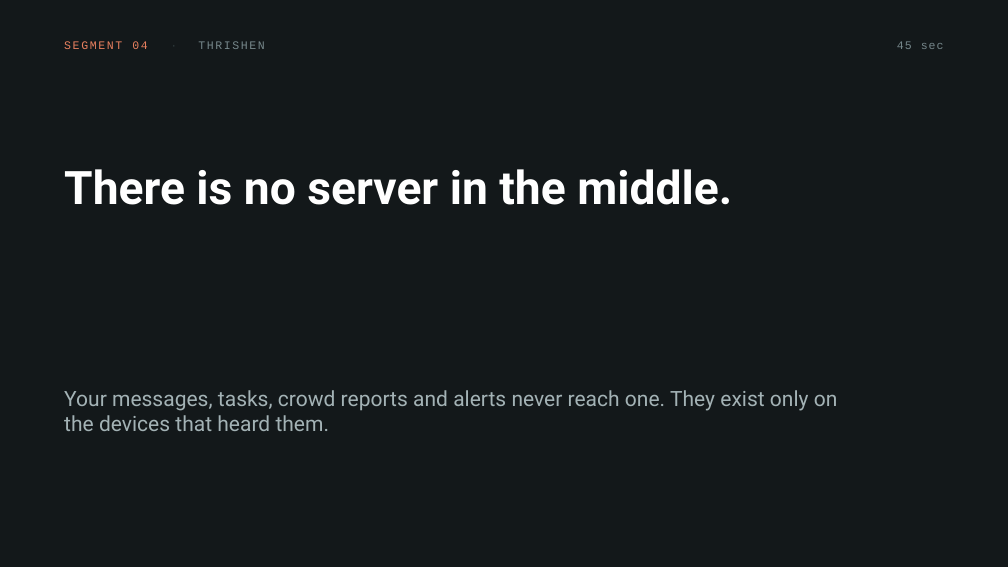
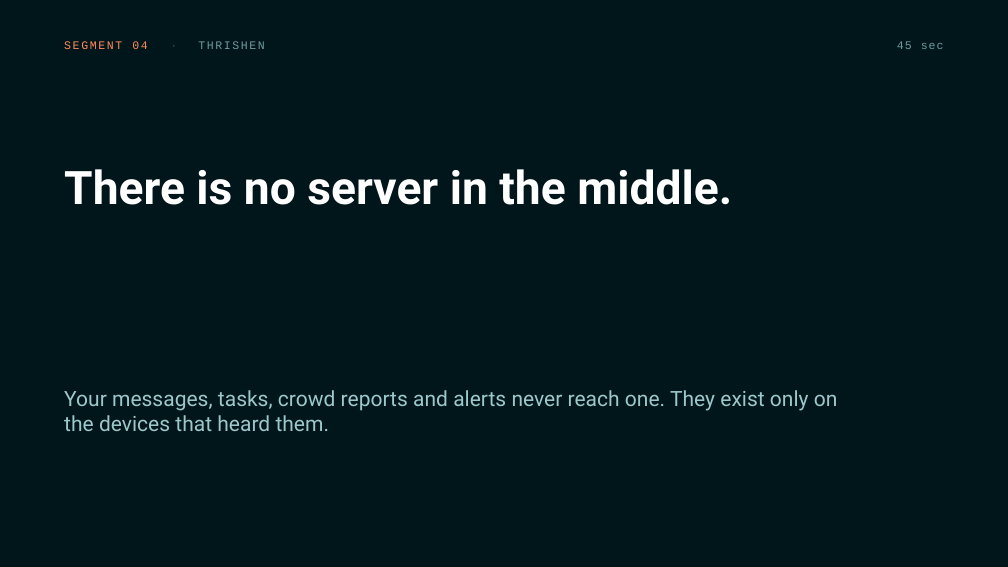
Before and after one commit to victorSam-Ehumadu/Hops_Project, a slide deck: slide 10 of docs/Group 18 Presentation.pptx. Drawn at 1008x567 pixels with LibreOffice and Linux fonts; fonts in the diff are those of the drawing. Boxes give left, top, right and bottom in pixels: in the first picture for what was removed or moved away, otherwise in the second. Text is boxed around its words. In the diff, an @@ line names an element or a change of style, - is before the commit and + after.

```diff
--- a/docs/Group 18 Presentation.pptx
+++ b/docs/Group 18 Presentation.pptx
@@ background #13181A to #00161A @@
@@ text "SEGMENT 04 · THRISHEN" at [64,41,265,49]: text colour #E8805F to #FF8A5C in "SEGMENT 04"; text colour #2C3739 to #1C5059 in "·"; text colour #76878B to #6E9BA0 in "THRISHEN" @@
@@ text "45 sec" at [897,41,944,49]: text colour #76878B to #6E9BA0 @@
@@ text "Your messages, tasks, crowd reports ..." at [64,390,838,431]: text colour #A3B2B5 to #9CC8CC @@
```
Also in this commit, not shown: 31 other slides changed, 6 slides added, 1 slide removed, 1 other file.
